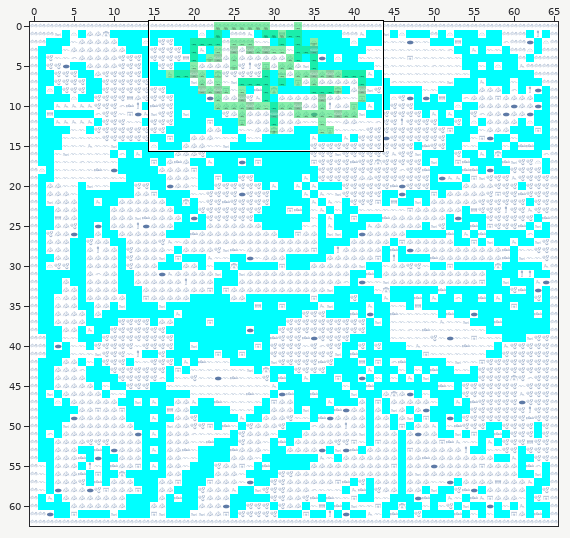
Two versions of a level (Tiled map, all/maps/lom_map_novel.tmx). Above, an overview of the earlier version with the close-up marked.
Close-up. Before the edit:
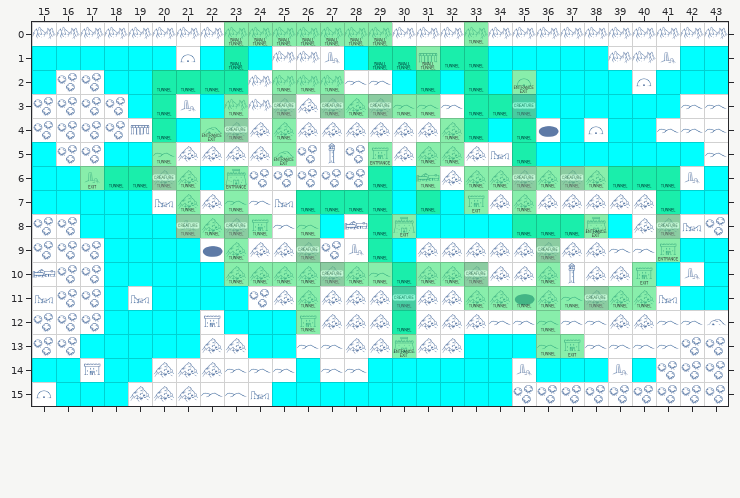
Cells are 64x64 px. Shown: x 15..43, y 0..15. Tiles whose own drawing changed are shown in their newer look in all pictures.
After the commit:
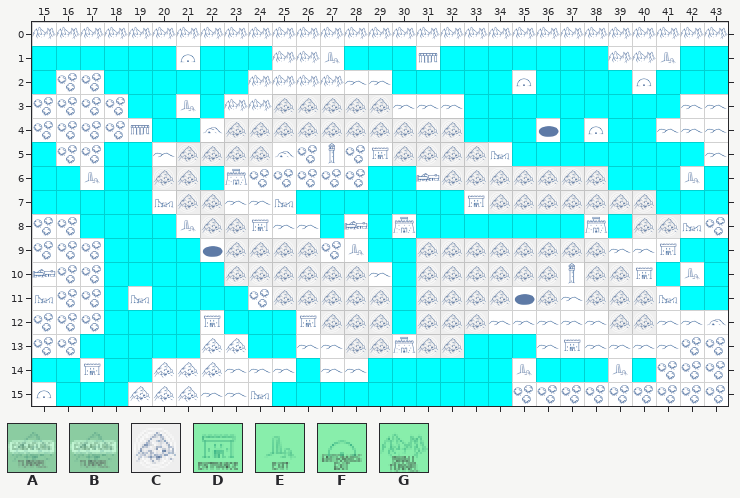
Key: from "flags": A 1, B 3, C 8, D 10, E 11, F 12, G 13.
_ is an empty cell.
Tiles of an added or newly shown layer are drawn over the layers below it.
See-through tiles are keyed as they look on the map.
From old to new:
Layer "Impassable" (now shown):
y 3: x 25..29 _____ -> CCCCC
y 4: x 23..32 __________ -> CCCCCCCCCC
y 5: x 21..24 ____ -> CCCC; x 30..33 ____ -> CCCC
y 6: x 20..21 __ -> CC; x 32..38 _______ -> CCCCCCC
y 7: x 21..22 __ -> CC; x 34..40 _______ -> CCCCCCC
y 8: x 22..23 __ -> CC; x 40..41 __ -> CC
y 9: x 23..26 ____ -> CCCC; x 31..38 ________ -> CCCCCCCC
y 10: x 23..28 ______ -> CCCCCC; x 31..36 ______ -> CCCCCC; x 38..39 __ -> CC
y 11: x 25..29 _____ -> CCCCC; x 31..34 ____ -> CCCC; x 36 _ -> C; x 38..40 ___ -> CCC
y 12: x 27..29 ___ -> CCC; x 31..33 ___ -> CCC; x 39..40 __ -> CC
y 13: x 28..29 __ -> CC; x 31..32 __ -> CC
Layer "Tunnels" (now hidden):
y 0: x 23..29 GGGGGGG -> _______; x 33 A -> _
y 1: x 23 G -> _; x 29..33 GGGAA -> _____
y 2: x 20..23 AAAA -> ____; x 25..27 AAA -> ___; x 31 A -> _; x 33 A -> _; x 35 F -> _
y 3: x 20 A -> _; x 23 A -> _; x 25 A -> _; x 27..31 AAAAA -> _____; x 33..35 AAA -> ___
y 4: x 20 A -> _; x 22..23 FA -> __; x 25 A -> _; x 32..33 AA -> __; x 35 A -> _
y 5: x 20 A -> _; x 25 F -> _; x 29 D -> _; x 31..32 AA -> __; x 35 A -> _
y 6: x 17..21 EAAAA -> _____; x 23 D -> _; x 29 A -> _; x 31 A -> _; x 33..41 AAAAAAAAA -> _________
y 7: x 21 A -> _; x 23 A -> _; x 26..29 AAAA -> ____; x 31 A -> _; x 33 E -> _; x 35 A -> _; x 41 A -> _
y 8: x 21..24 AAAA -> ____; x 26 A -> _; x 29..30 AE -> __; x 35..38 AAAF -> ____; x 41 A -> _
y 9: x 23 A -> _; x 26 A -> _; x 29 A -> _; x 36 A -> _; x 41 D -> _
y 10: x 23..33 AAAAAAAAAAA -> ___________; x 36 A -> _; x 40 E -> _
y 11: x 26 A -> _; x 30 A -> _; x 33..40 AAAAAAAA -> ________
y 12: x 26 A -> _; x 30 A -> _; x 36 A -> _
y 13: x 30 F -> _; x 36..37 AE -> __
Layer "Creature" (now hidden):
y 3: x 25 B -> _; x 27 B -> _; x 29 B -> _; x 35 B -> _
y 4: x 23 B -> _
y 6: x 20 B -> _; x 35 B -> _; x 37 B -> _
y 8: x 21 B -> _; x 23 B -> _; x 41 B -> _
y 9: x 26 B -> _; x 36 B -> _
y 10: x 27 B -> _; x 33 B -> _
y 11: x 30 B -> _; x 38 B -> _
